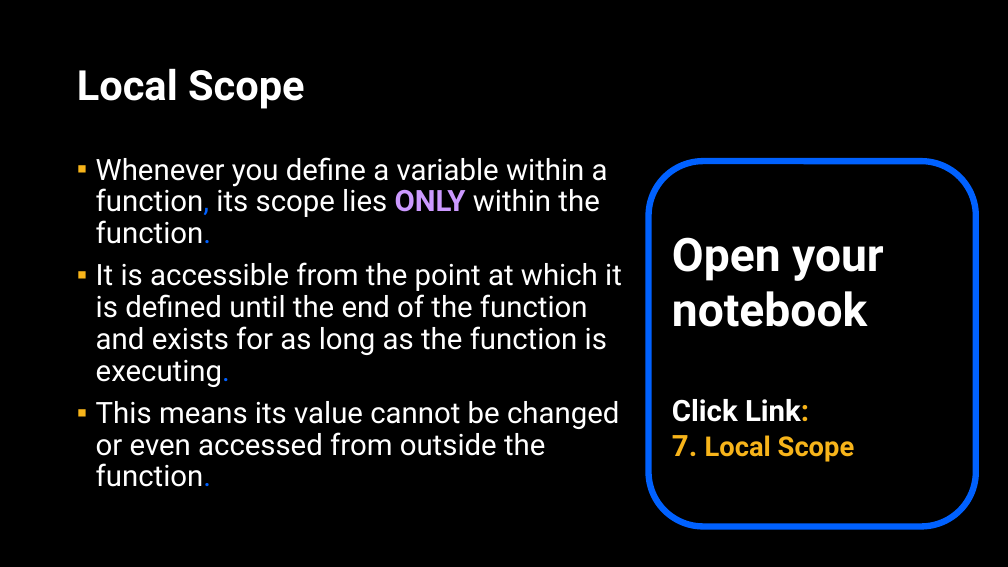
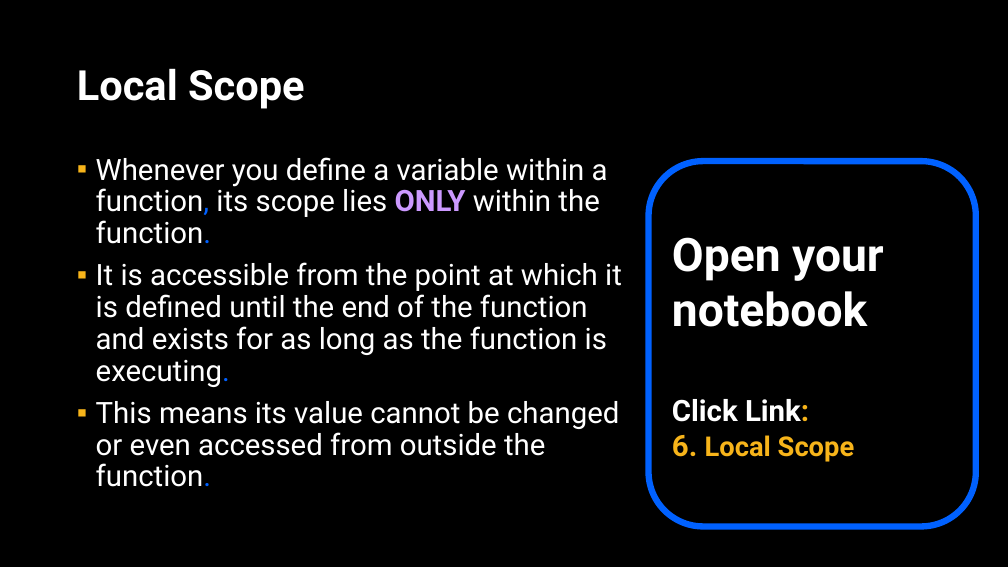
Before and after one commit to APS106/APS106-winter-2025-kinsella-goodfellow, a slide deck: slide 40 of lectures/week2/lecture2/slides/week2_lecture2.pptx (slide 39 before the commit). Drawn at 1008x567 pixels with LibreOffice and Linux fonts; fonts in the diff are those of the drawing; background and template pictures are left out. Boxes give left, top, right and bottom in pixels: in the first picture for what was removed or moved away, otherwise in the second. Text is boxed around its words. In the diff, an @@ line names an element or a change of style, - is before the commit and + after.

```diff
--- a/lectures/week2/lecture2/slides/week2_lecture2.pptx
+++ b/lectures/week2/lecture2/slides/week2_lecture2.pptx
@@ text in rounded rectangle at (x1=672, y1=435, x2=855, y2=462): text changed @@
-7. Local Scope
+6. Local Scope
```
Also in this commit, not shown: 3 other slides changed, 1 slide added, 3 other files.
